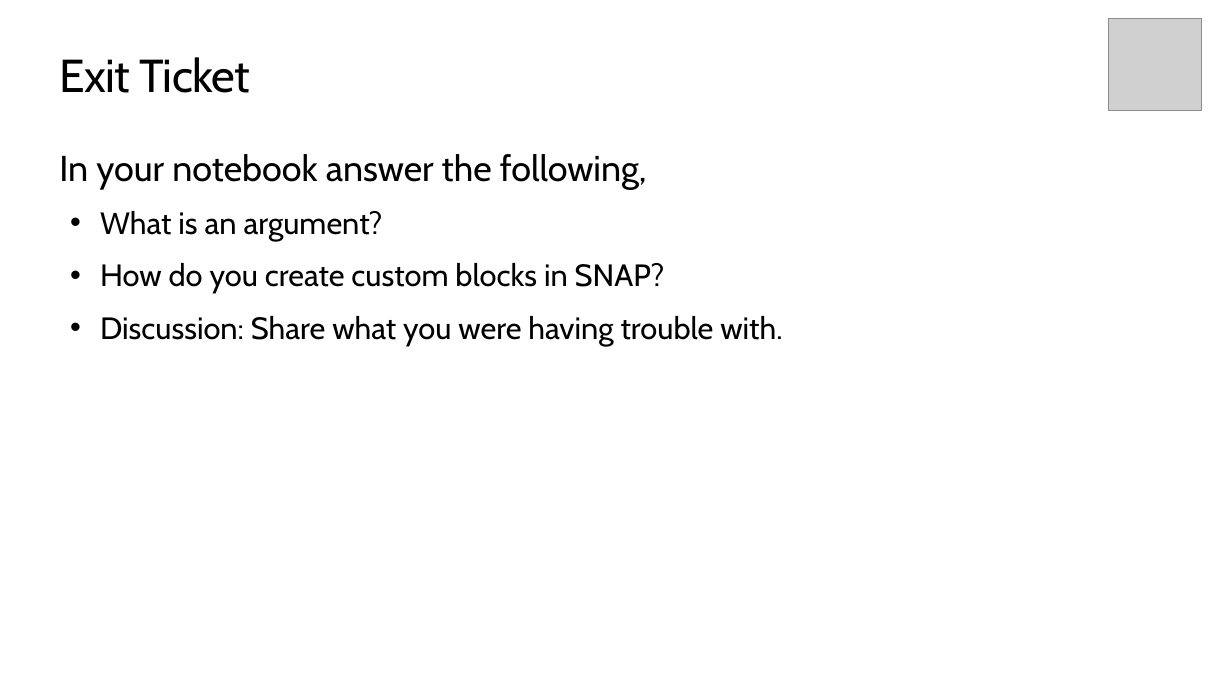
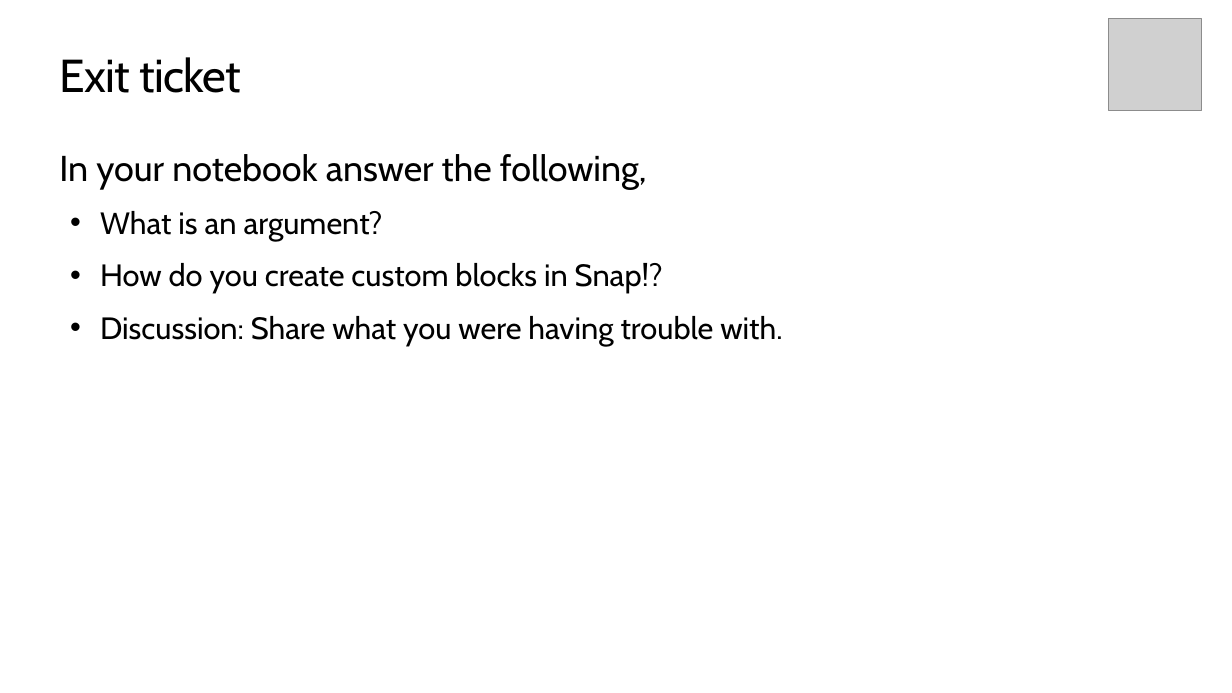
Before and after one commit to TEALSK12/introduction-to-computer-science, a slide deck: slide 9 of slidedecks/TEALS SNAP 3.3.pptx. Drawn at 1232x693 pixels with LibreOffice and Linux fonts; fonts in the diff are those of the drawing; grey boxes stand for pictures; background and template pictures are left out. Boxes give left, top, right and bottom in pixels: in the first picture for what was removed or moved away, otherwise in the second. Text is boxed around its words. In the diff, an @@ line names an element or a change of style, - is before the commit and + after.

```diff
--- a/slidedecks/TEALS SNAP 3.3.pptx
+++ b/slidedecks/TEALS SNAP 3.3.pptx
@@ title at [59,57,241,93]: text changed @@
-Exit Ticket
+Exit ticket
@@ text at [100,263,663,293]: text changed @@
-• How do you create custom blocks in SNAP?
+• How do you create custom blocks in Snap!?
```
Also in this commit, not shown: 3 other slides changed, 18 other files.
